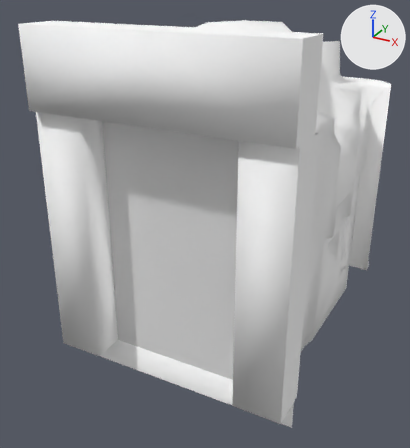
Before and after pictures for a commit that changed the Blender file Source Code/Assets/Resources/Models/Geometry/Elevator/Elevator.blend.
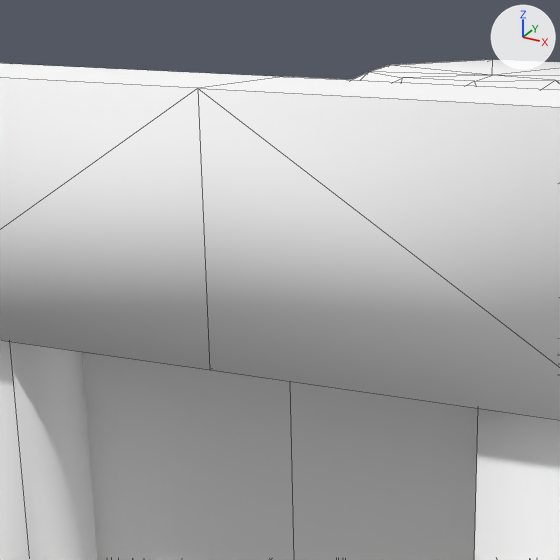
Each version is shown whole from a camera (50 mm lens) standing at (40.5, -85.3, 57.9) and looking at (-2.7, -6.8, 18.7), then close up on the part from 18% to 65% of the width and 0% to 43% of the height. The axes (+X, +Y, +Z) are drawn at upper right. The lights are the same throughout. The close-ups show mesh edges as thin lines.

Names of what the first close-up shows: 'Elevator', 'ElevatorDoorLeft', 'ElevatorDoorRight'.
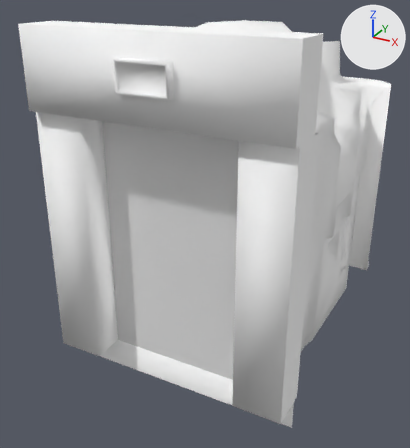
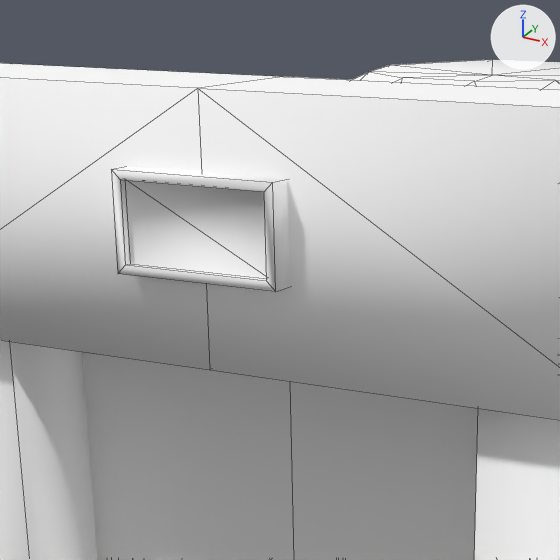
Commit message: Clearly marked Exit sign

What changed in the scene script:
```text
Add me_elevatorexit:
    me_elevatorexit.from_pydata([(-3.4, -27.8, 48.22), (3.75, -27.8, 44.66), (3.75, -27.8, 48.22), (-3.4, -27.8, 44.66), (-3.4, -28.14, 48.22), (3.75, -28.14, 44.66), (3.75, -28.14, 48.22), (-3.4, -28.14, 44.66), (-3.83, -28.14, 48.61), (4.18, -28.14, 44.27), (4.18, -28.14, 48.61), (-3.83, -28.14, 44.27), (-3.83, -26.65, 48.61), (4.18, -26.65, 44.27), (4.18, -26.65, 48.61), (-3.83, -26.65, 44.27)], [], [(0, 3, 1), (0, 1, 2), (0, 2, 6, 4), (3, 0, 4, 7), (1, 3, 7, 5), (2, 1, 5, 6), (7, 4, 8, 11), (5, 7, 11, 9), (6, 5, 9, 10), (4, 6, 10, 8), (10, 9, 13, 14), (8, 10, 14, 12), (11, 8, 12, 15), (9, 11, 15, 13)])
    me_elevatorexit.polygons.foreach_set('use_smooth', [True] * 14)
    me_elevatorexit.materials.append(mat_elevator)  # its picture is missing
Add ob_elevatorexit:
    ob_elevatorexit = bpy.data.objects.new('ElevatorExit', me_elevatorexit)
    ob_elevatorexit.location = (0.0, 0.0, 0.0)
```

Pixel boxes (x1, y1, x2, y2) of what changed, in the close-ups (560 x 560 px):
'ElevatorExit', added: after (111, 166, 290, 292)
